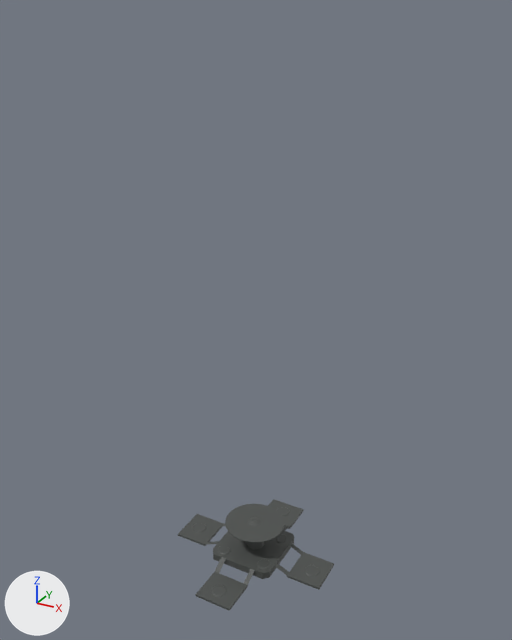
Before and after pictures for a commit that changed the Blender file Model/Levels/Arena.blend.
The view is the same before and after, from a 50 mm camera at (376.0, -677.0, 680.0) aimed at (1.0, 6.0, 339.0). Arrows for +X, +Y and +Z are at lower left; the lights stay in place.

Script lines for the objects in view, before the commit:
```python
me_cube = bpy.data.meshes.new('Cube')
me_cube.from_pydata(...)  # 777 vertices, 477 faces; spans x -109.0..110.0, y -109.0..109.0, z -7.0..44.0
me_cube.materials.append(mat_material)  # dark grey #4d504e
ob_cube = bpy.data.objects.new('Cube', me_cube)
ob_cube.location = (0.0, 0.0, 0.0)
```
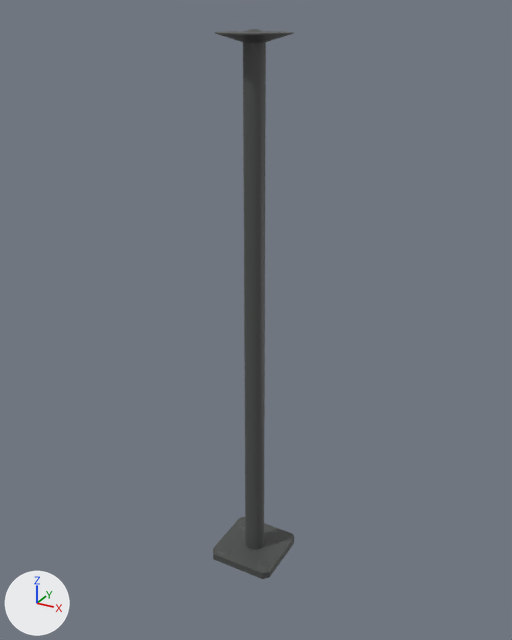
Location of each change, (x1, y1, x2, y2) in pixels of the pictures (512 x 640 px):
'Cube', reshaped (48% narrower, 388% taller)
    before: (178, 499, 334, 611)
    after: (213, 29, 294, 579)
part 1 of me_cube, deleted
    before: (304, 565, 320, 576)
part 2 of me_cube, deleted
    before: (211, 585, 227, 597)
part 3 of me_cube, deleted
    before: (277, 507, 290, 516)
part 4 of me_cube, deleted
    before: (192, 523, 207, 533)
part 5 of me_cube, cut back
    before: (178, 499, 334, 611)
    after: (213, 539, 294, 579)
part 6 of me_cube, added (black)
    after: (215, 29, 294, 550)

The change, as a list of edits to the scene's bpy script:
```text
Change me_cube:
    used by ob_cube; location = (0.0, 0.0, 0.0)
    remove me_cube.from_pydata(...)  # 777 vertices, 477 faces; spans x -109.0..110.0, y -109.0..109.0, z -7.0..44.0
    add me_cube.from_pydata(...)  # 520 vertices, 348 faces; spans x -44.0..45.0, y -44.0..44.0, z -5.0..661.0
    me_cube part 1: the loose piece of 64 vertices spanning x 78.0..99.0, y -10.0..10.0, z -4.0..-3.0 is deleted
    me_cube part 2: the loose piece of 64 vertices spanning x -11.0..10.0, y -100.0..-79.0, z -4.0..-3.0 is deleted
    me_cube part 3: the loose piece of 64 vertices spanning x -10.0..11.0, y 80.0..100.0, z -4.0..-3.0 is deleted
    me_cube part 4: the loose piece of 64 vertices spanning x -99.0..-79.0, y -10.0..11.0, z -4.0..-3.0 is deleted
    me_cube part 5: 201 vertices removed from x -109.0..110.0, y -109.0..109.0, z -7.0..44.0; 40 vertices added at x -44.0..45.0, y -44.0..44.0, z -5.0..3.0
    me_cube part 6: 160 vertices added at x -39.0..42.0, y -38.0..40.0, z 649.0..661.0
```
